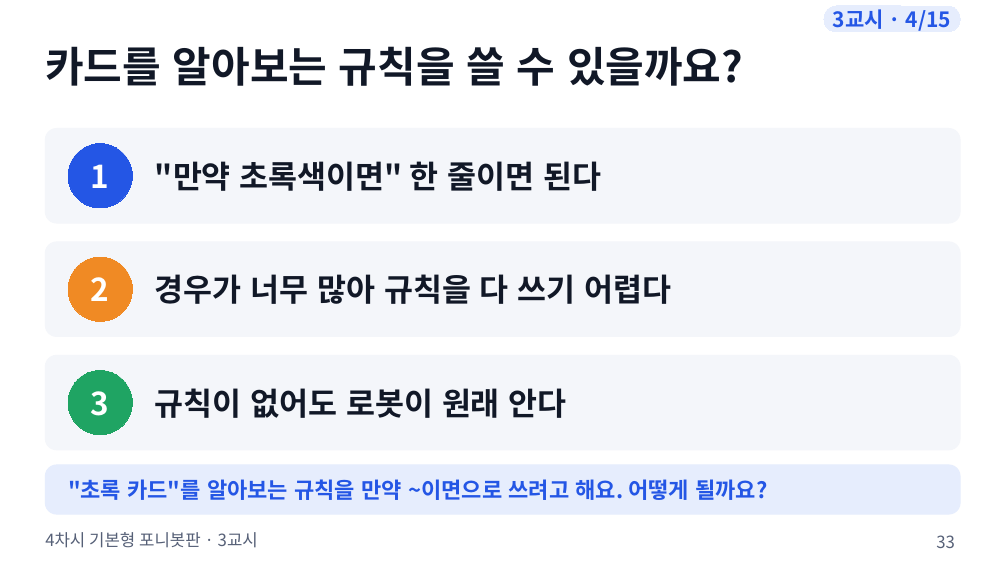
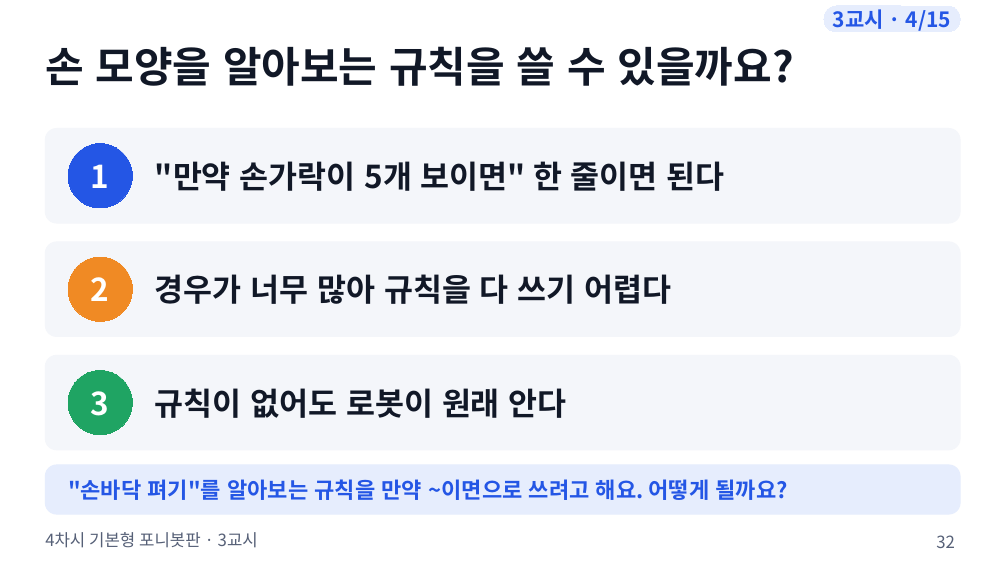
Before and after one commit to boundaryx01-uniquelife/microbit, a slide deck: slide 32 of bridge/ponybot/materials/포니봇_4차시_기본형/ponybot_4차시_수업슬라이드.pptx (slide 33 before the commit). Drawn at 1008x567 pixels with LibreOffice and Linux fonts; fonts in the diff are those of the drawing. Boxes give left, top, right and bottom in pixels: in the first picture for what was removed or moved away, otherwise in the second. Text is boxed around its words. In the diff, an @@ line names an element or a change of style, - is before the commit and + after.

```diff
--- a/bridge/ponybot/materials/포니봇_4차시_기본형/ponybot_4차시_수업슬라이드.pptx
+++ b/bridge/ponybot/materials/포니봇_4차시_기본형/ponybot_4차시_수업슬라이드.pptx
@@ text at [45,46,793,86]: text changed @@
-카드를 알아보는 규칙을 쓸 수 있을까요?
+손 모양을 알아보는 규칙을 쓸 수 있을까요?
@@ text at [155,161,725,191]: text changed @@
-"만약 초록색이면" 한 줄이면 된다
+"만약 손가락이 5개 보이면" 한 줄이면 된다
@@ text at [68,479,788,500]: text changed @@
-"초록 카드"를 알아보는 규칙을 만약 ~이면으로 쓰려고 해요. 어떻게 될까요?
+"손바닥 펴기"를 알아보는 규칙을 만약 ~이면으로 쓰려고 해요. 어떻게 될까요?
@@ page number at [936,535,955,548]: text changed @@
-33
+32
```
Also in this commit, not shown: 22 other slides changed, 17 slides added, 18 slides removed, 10 other files.
